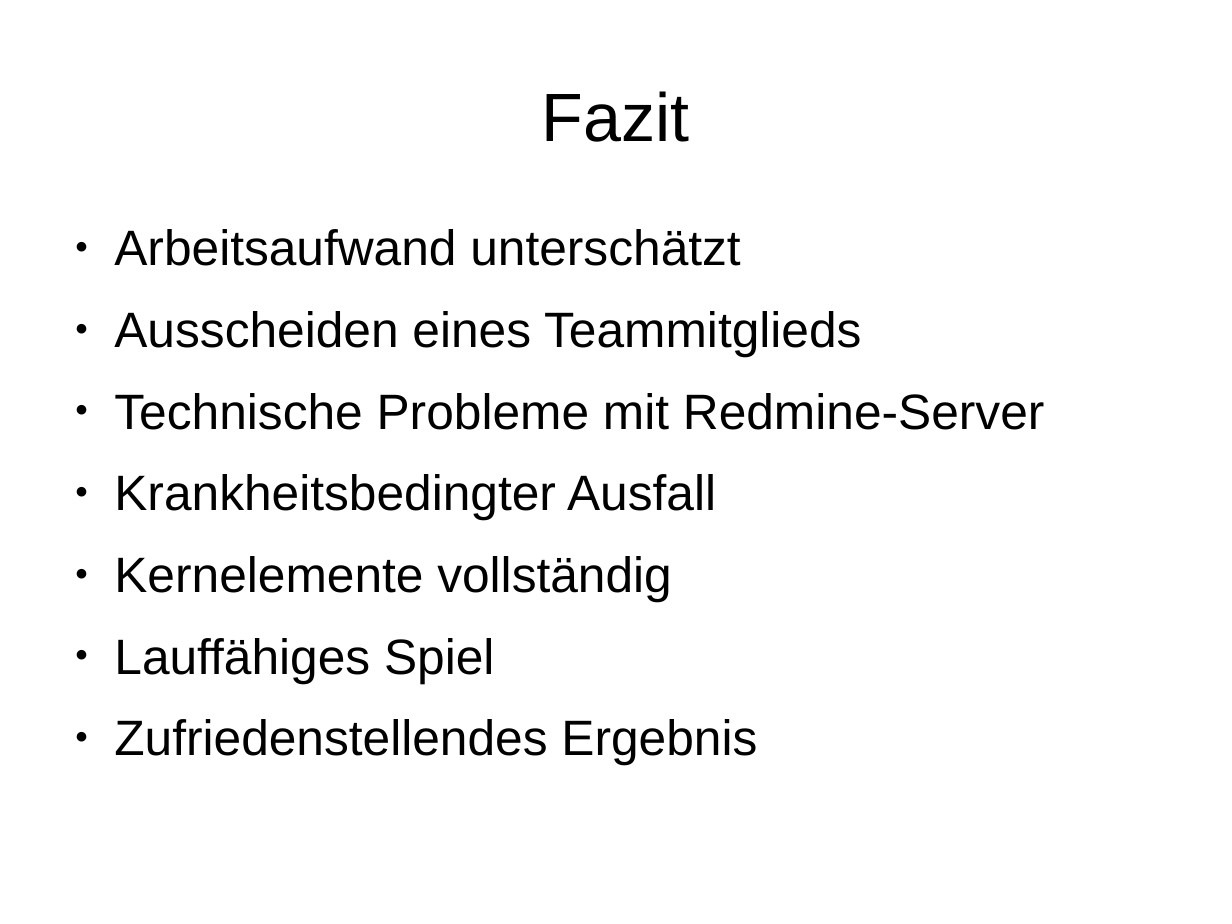
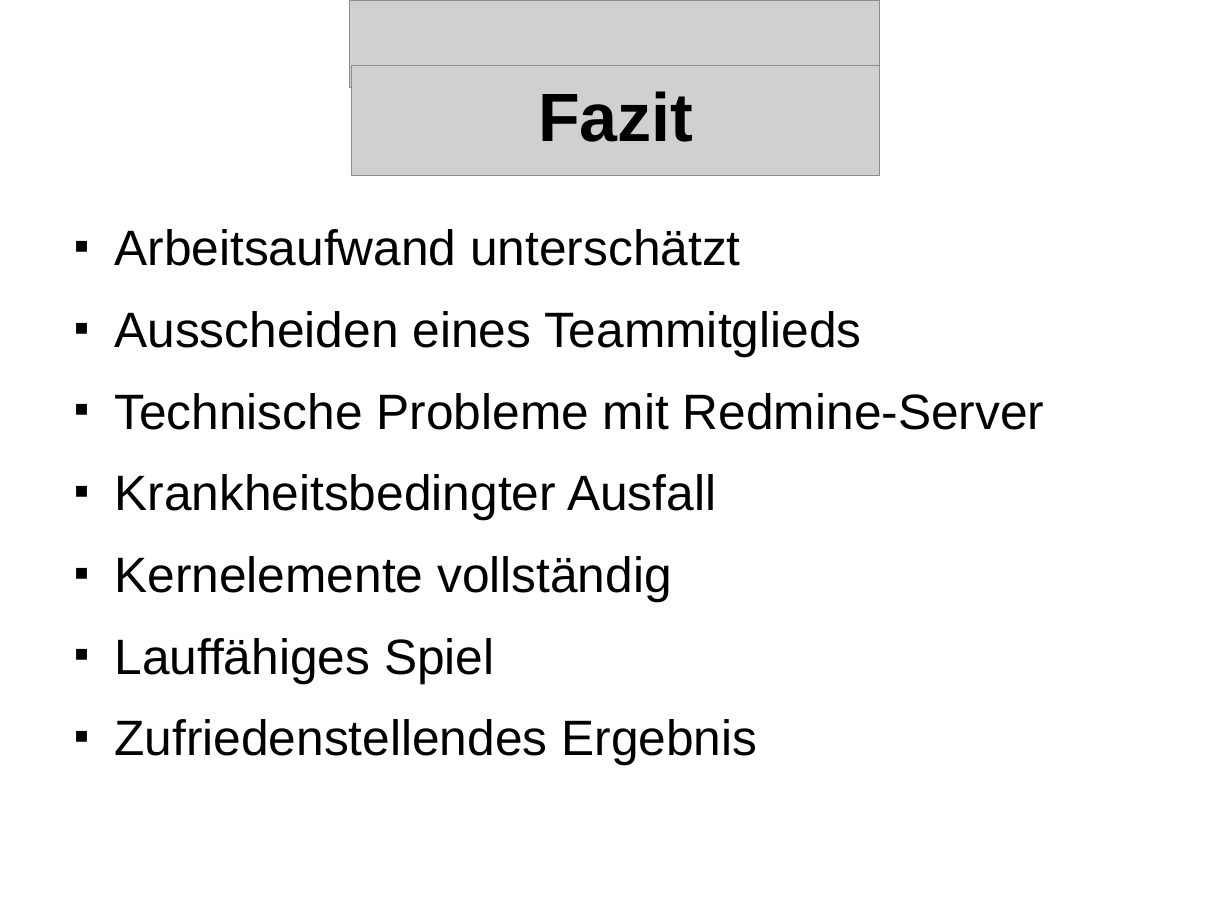
Before and after one commit to streber91/3D-Game-Project, a slide deck: slide 19 of Documents/Präsentationen/Underlord Abschlusspräsentation.odp (slide 17 before the commit). Drawn at 1232x924 pixels with LibreOffice and Linux fonts; fonts in the diff are those of the drawing; grey boxes stand for pictures; background and template pictures are left out. Boxes give left, top, right and bottom in pixels: in the first picture for what was removed or moved away, otherwise in the second. Text is boxed around its words. In the diff, an @@ line names an element or a change of style, - is before the commit and + after.

```diff
--- a/Documents/Präsentationen/Underlord Abschlusspräsentation.odp
+++ b/Documents/Präsentationen/Underlord Abschlusspräsentation.odp
@@ picture added at bbox=[350, 0, 881, 88] @@
@@ title "Fazit" at bbox=[538, 91, 693, 142]: bold on @@
@@ picture added at bbox=[352, 66, 880, 176] @@
@@ text "Arbeitsaufwand unterschätzt" at bbox=[114, 229, 1045, 765]: bullet ● to ■ @@
```
Also in this commit, not shown: 12 other slides changed, 7 slides added, 5 slides removed.
